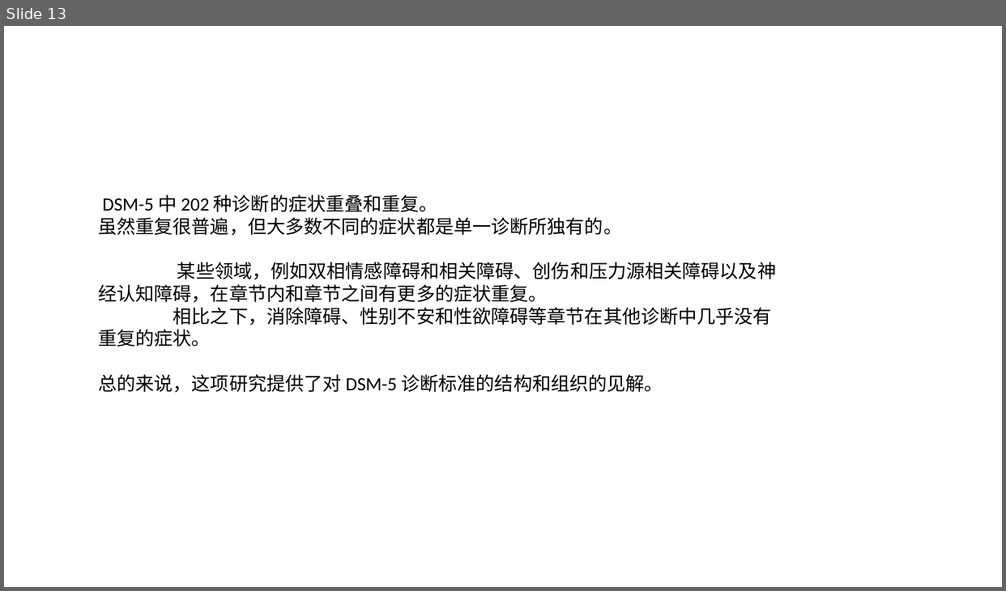
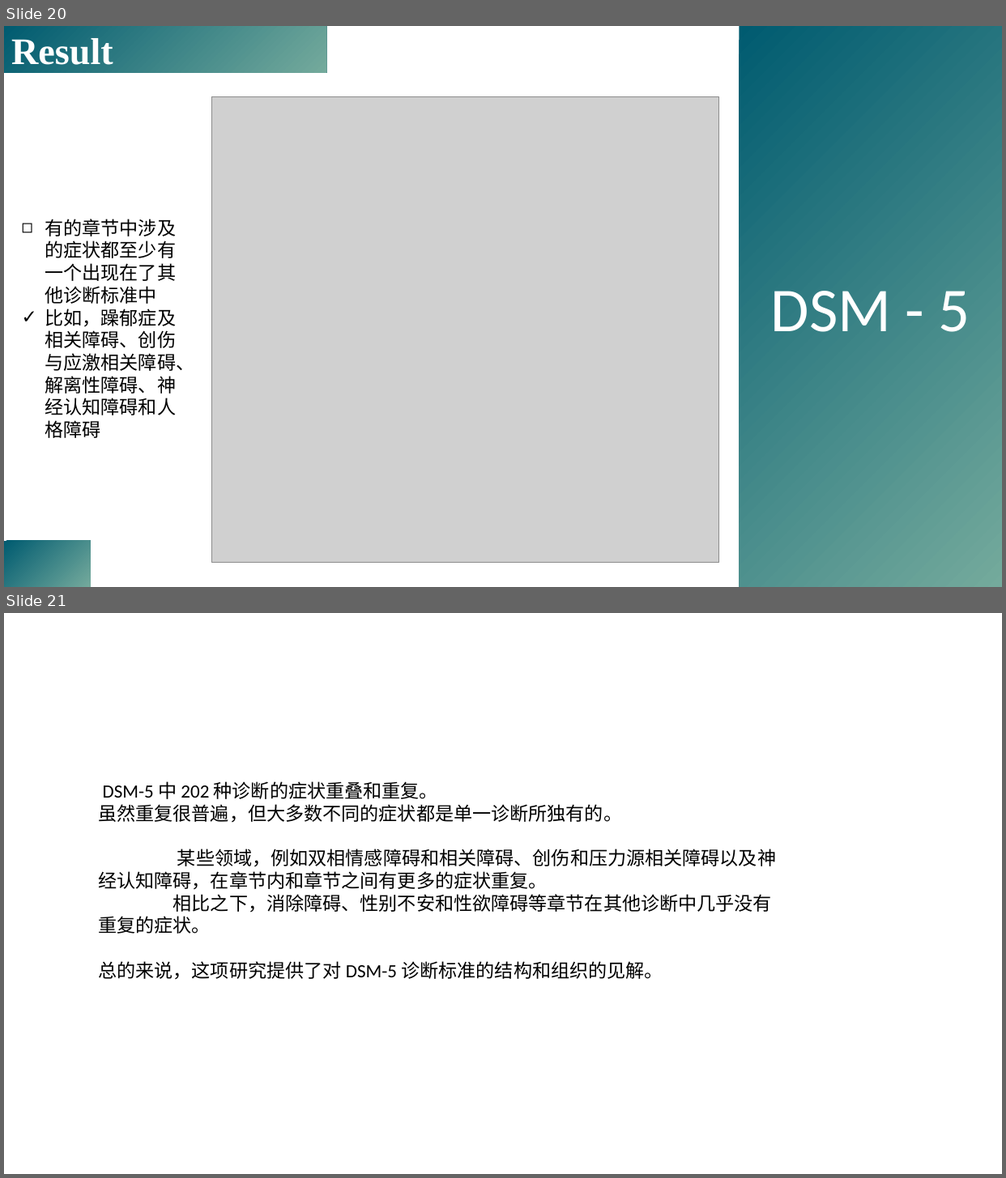
Before and after one commit to yuki-961004/Presentation, a slide deck: 230518_DSM5/Forbes_2023_psyarxiv.pptx. Shown one above the other, each under a label of ours: slide 13 before the commit, slides 20 and 21 after it. The pictures are 1006x591 and 1006x1178 pixels, drawn with LibreOffice and Linux fonts; fonts in the diff are those of the drawing; grey boxes stand for pictures; background and template pictures are left out. Boxes give left, top, right and bottom in pixels: in the first picture for what was removed or moved away, otherwise in the second. Text is boxed around its words. In the diff, an @@ line names an element or a change of style, - is before the commit and + after.

```diff
--- a/230518_DSM5/Forbes_2023_psyarxiv.pptx
+++ b/230518_DSM5/Forbes_2023_psyarxiv.pptx
@@ slide 20 added at bbox=[4, 26, 1002, 587], background picture (left out) @@
@@ rectangle added at bbox=[4, 26, 739, 587], fill #FFFFFF at 50% opacity @@
@@ rectangle added at bbox=[4, 26, 326, 72], fill gradient #005B70 to #74AA9C, 36 pt, text #FFFFFF, bold @@
+Result
@@ rectangle added at bbox=[739, 26, 1002, 587], fill gradient #005B70 to #74AA9C, 60 pt, text #FFFFFF @@
+DSM - 5
@@ picture added at bbox=[212, 97, 720, 563] @@
@@ text added at bbox=[44, 219, 194, 438], 18 pt, text #000000 @@
+◻ 有的章节中涉及的症状都至少有一个出现在了其他诊断标准中
+✓ 比如，躁郁症及相关障碍、创伤与应激相关障碍、解离性障碍、神经认知障碍和人格障碍
@@ rectangle added at bbox=[4, 541, 90, 587], fill gradient #005B70 to #74AA9C @@
@@ what was slide 13 is now slide 21 @@
```
Also in this commit, not shown: 8 slides changed, 10 other slides added, 3 slides removed.
